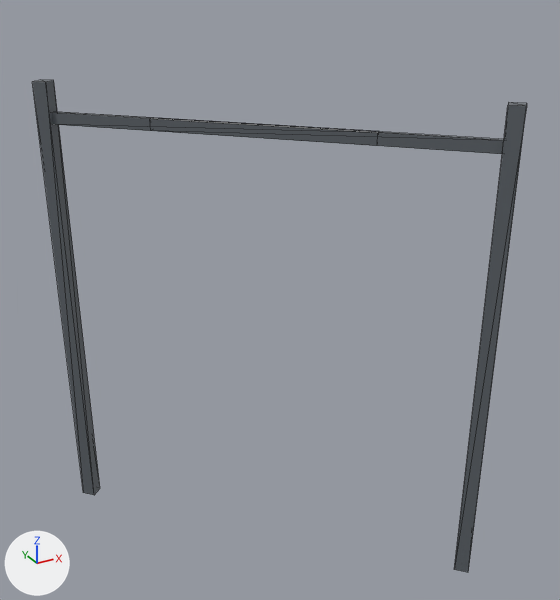
Renders of the glTF model web/public/models/trains/tiles/r_1_1.glb from each side of a commit.
One viewpoint serves both versions: a camera (50 mm lens) standing at (386.64, 208.08, 5.89) and looking at (394.27, 221.95, -1.04). Every picture has the same lights, and +X, +Y and +Z are marked at lower left. The older version comes first. Mesh edges are drawn as thin lines. Vertices at exactly the same position are counted once.

The scene before the commit, as lines of its bpy script (objects in view):
```python
me_mesh_0 = bpy.data.meshes.new('Mesh_0')
me_mesh_0.from_pydata(...)  # 32 vertices, 40 faces; spans x 0.0..22139.0, y -22943.0..0.0, z 0.0..32767.0
me_mesh_0.materials.append(mat_defaultmaterial)
ob_mesh_0 = bpy.data.objects.new('Mesh_0', me_mesh_0)
ob_mesh_0.location = (390.24, 225.79, -7.23)
ob_mesh_0.scale = (0.000327, 0.000327, 0.000327)
```
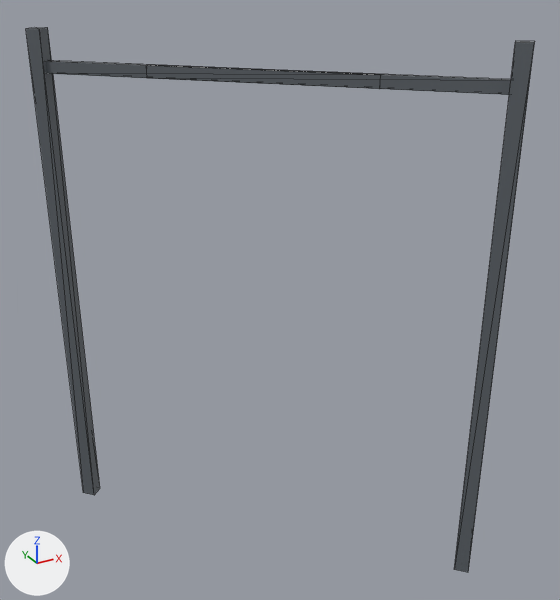
What the commit changed:
me_mesh_0 is used by ob_mesh_0; location (390.24, 225.79, -7.23); scale (0.000327, 0.000327, 0.000327).
me_mesh_0 had 32 vertices, 40 faces and spanned x 0.0..22139.0, y -22943.0..0.0, z 0.0..32767.0.
me_mesh_0 now has 32 vertices, 40 faces and spans x 0.0..20132.0, y -20862.0..0.0, z 0.0..32767.0.
me_mesh_0 part 1: the loose piece of 8 vertices spanning x 0.0..1382.0, y -1382.0..0.0, z 0.0..32767.0 is scaled about the mesh origin by (0.91, 0.91, 1).
Part 2, on me_mesh_0:
Vertex 0 of me_mesh_0 moves from (21435.0, -22943.0, 129.0) at pixel (468, 572) to (19492.0, -20862.0, 117.0) at pixel (468, 572).
Vertex 1 of me_mesh_0 moves from (22139.0, -22265.0, 129.0) at pixel (469, 563) to (20132.0, -20246.0, 117.0) at pixel (469, 563).
Vertex 2 of me_mesh_0 moves from (22139.0, -22265.0, 32767.0) at pixel (526, 103) to (20132.0, -20246.0, 32767.0) at pixel (534, 41).
Vertex 3 of me_mesh_0 moves from (21435.0, -22943.0, 32767.0) at pixel (526, 106) to (19492.0, -20862.0, 32767.0) at pixel (534, 42).
Vertex 4 of me_mesh_0 moves from (21462.0, -21561.0, 129.0) at pixel (455, 560) to (19515.0, -19606.0, 117.0) at pixel (455, 560).
Vertex 5 of me_mesh_0 moves from (21462.0, -21561.0, 32767.0) at pixel (508, 102) to (19515.0, -19606.0, 32767.0) at pixel (515, 40).
Vertex 6 of me_mesh_0 moves from (20758.0, -22239.0, 129.0) at pixel (454, 569) to (18875.0, -20222.0, 117.0) at pixel (454, 569).
Vertex 7 of me_mesh_0 moves from (20758.0, -22239.0, 32767.0) at pixel (507, 105) to (18875.0, -20222.0, 32767.0) at pixel (515, 42).
Vertex 8 of me_mesh_0 moves from (21295.0, -22400.0, 30018.0) to (19363.0, -20369.0, 30268.0).
Vertex 9 of me_mesh_0 moves from (21603.0, -22104.0, 30018.0) to (19644.0, -20099.0, 30268.0).
Vertex 10 of me_mesh_0 moves from (21603.0, -22104.0, 30782.0) to (19644.0, -20099.0, 30962.0).
Vertex 11 of me_mesh_0 moves from (21295.0, -22400.0, 30782.0) to (19363.0, -20369.0, 30962.0).
Vertex 12 of me_mesh_0 moves from (6140.0, -6043.0, 30018.0) to (5583.0, -5495.0, 30268.0) at pixel (150, 77).
Vertex 13 of me_mesh_0 moves from (6140.0, -6043.0, 30782.0) at pixel (152, 117) to (5583.0, -5495.0, 30962.0) at pixel (149, 64).
Vertex 14 of me_mesh_0 moves from (5832.0, -6339.0, 30018.0) at pixel (150, 130) to (5303.0, -5765.0, 30268.0) at pixel (147, 78).
Vertex 15 of me_mesh_0 moves from (5832.0, -6339.0, 30782.0) at pixel (149, 118) to (5303.0, -5765.0, 30962.0) at pixel (146, 65).
Part 3, on me_mesh_0:
Vertex 24 of me_mesh_0 moves from (15999.0, -16900.0, 30018.0) at pixel (377, 145) to (14548.0, -15367.0, 30268.0) at pixel (379, 88).
Vertex 25 of me_mesh_0 moves from (16307.0, -16603.0, 30018.0) to (14828.0, -15098.0, 30268.0).
Vertex 26 of me_mesh_0 moves from (16307.0, -16603.0, 30782.0) at pixel (379, 131) to (14828.0, -15098.0, 30962.0) at pixel (382, 74).
Vertex 27 of me_mesh_0 moves from (15999.0, -16900.0, 30782.0) at pixel (377, 132) to (14548.0, -15367.0, 30962.0) at pixel (380, 75).
Vertex 28 of me_mesh_0 moves from (845.0, -543.0, 30018.0) to (768.0, -493.0, 30268.0).
Vertex 29 of me_mesh_0 moves from (845.0, -543.0, 30782.0) to (768.0, -493.0, 30962.0).
Vertex 30 of me_mesh_0 moves from (537.0, -839.0, 30018.0) to (488.0, -763.0, 30268.0).
Vertex 31 of me_mesh_0 moves from (537.0, -839.0, 30782.0) to (488.0, -763.0, 30962.0).
Object 'Mesh_0' (ob_mesh_0) is rescaled from (0.000327, 0.000327, 0.000327) to (0.00036, 0.00036, 0.00036).

What differs and where, as boxes (x1, y1, x2, y2) in the pictures (560 x 600 px; the box of a moved part takes in the faces that stretch with it):
'Mesh_0', reshaped, rescaled (11% taller)
    before: (32, 80, 527, 572)
    after: (26, 28, 535, 572)
part 1 of me_mesh_0, moved or reshaped
    before: (32, 80, 100, 495)
    after: (26, 28, 100, 495)
part 2 of me_mesh_0, moved or reshaped
    before: (151, 103, 527, 572)
    after: (146, 41, 535, 572)
part 3 of me_mesh_0, moved or reshaped
    before: (52, 112, 379, 146)
    after: (45, 61, 378, 78)
